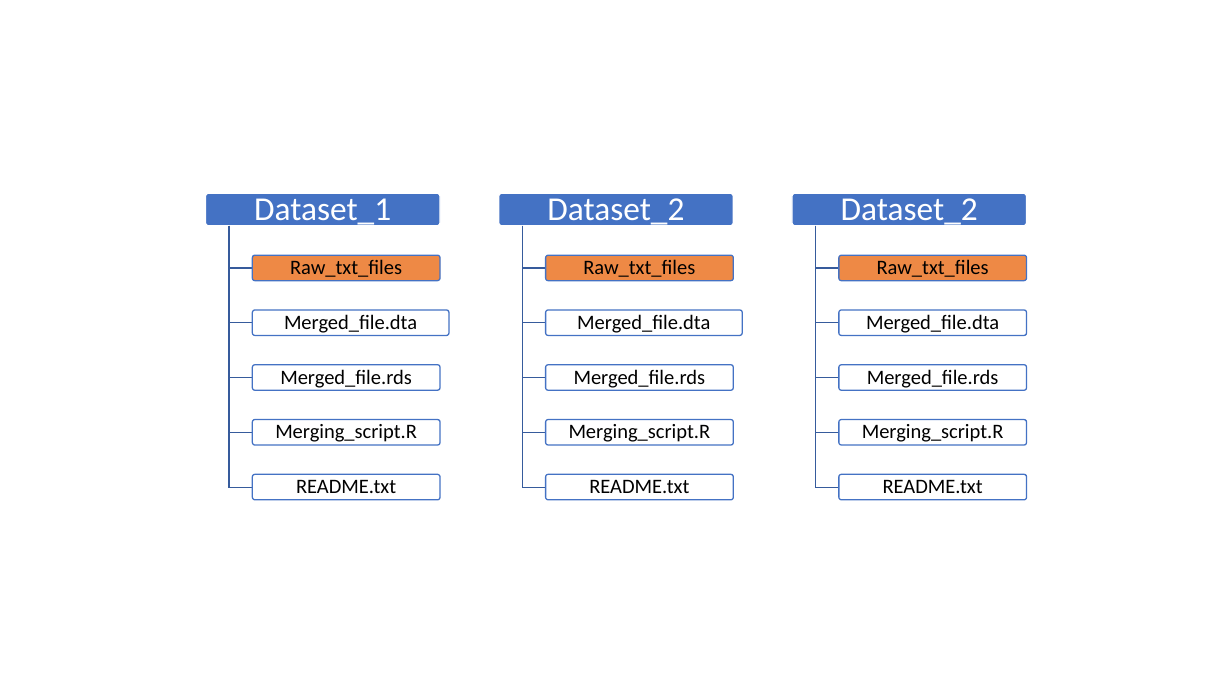
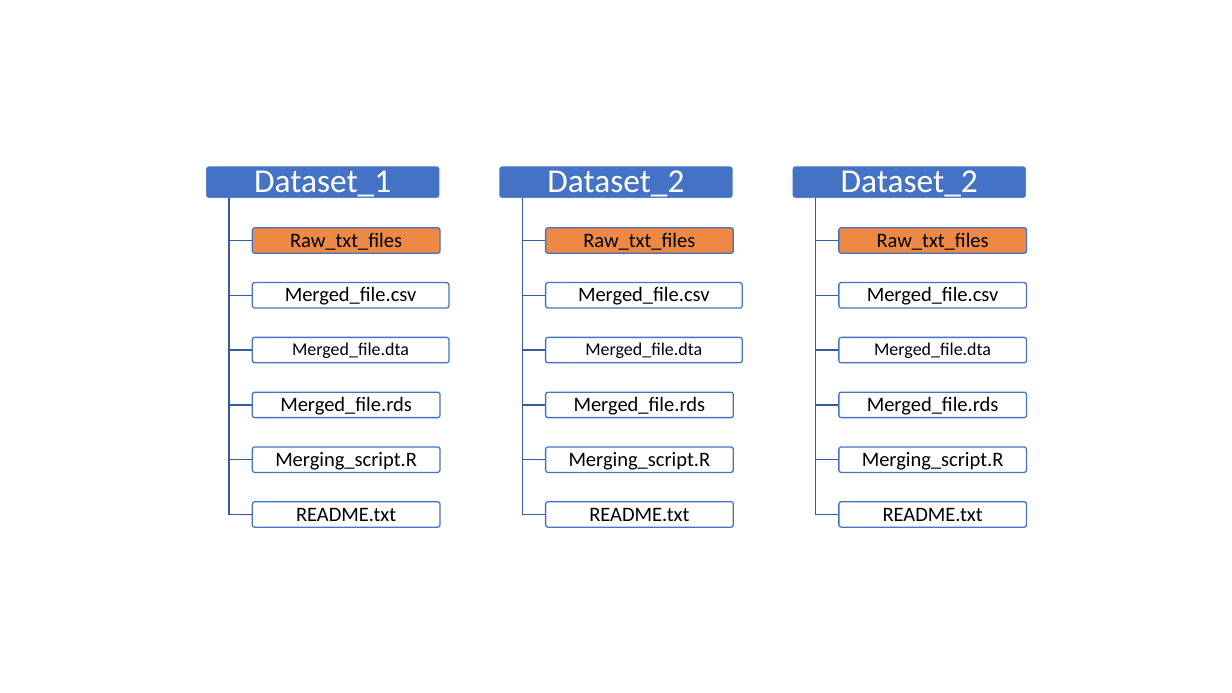
Before and after one commit to n-christie/reloc_age_analysis, a slide deck: slide 1 of output/figures/folder_structure.pptx. Drawn at 1232x693 pixels with LibreOffice and Linux fonts; fonts in the diff are those of the drawing. Boxes give left, top, right and bottom in pixels: in the first picture for what was removed or moved away, otherwise in the second. Text is boxed around its words. In the diff, an @@ line names an element or a change of style, - is before the commit and + after.

```diff
--- a/output/figures/folder_structure.pptx
+++ b/output/figures/folder_structure.pptx
@@ 6 texts, 3 rounded rectangles: place and size @@
-6 texts, 3 rounded rectangles at bbox=[205, 193, 1027, 277]
+6 texts, 3 rounded rectangles at bbox=[205, 165, 1027, 253]
@@ freeform shape: place and size @@
-freeform shape at bbox=[229, 226, 252, 487]
+freeform shape at bbox=[229, 199, 252, 515]
@@ freeform shape: place and size @@
-freeform shape at bbox=[522, 226, 545, 487]
+freeform shape at bbox=[522, 199, 545, 515]
@@ freeform shape: place and size @@
-freeform shape at bbox=[815, 226, 838, 487]
+freeform shape at bbox=[815, 199, 838, 515]
@@ group added at bbox=[229, 199, 1027, 460]: 3 rounded rectangles, 3 texts, 3 freeform shapes @@
+Merged_file.csv
+Merged_file.csv
+Merged_file.csv
@@ 12 freeform shapes, 6 rounded rectangles: place and size @@
-12 freeform shapes, 6 rounded rectangles at bbox=[229, 226, 1027, 500]
+12 freeform shapes, 6 rounded rectangles at bbox=[229, 199, 1027, 473]
@@ size 16 to 14 pt in 3 elements at bbox=[292, 342, 409, 358], bbox=[585, 342, 702, 358], bbox=[874, 342, 991, 358] @@
@@ 9 texts, 6 rounded rectangles: place and size @@
-9 texts, 6 rounded rectangles at bbox=[252, 311, 1027, 442]
+9 texts, 6 rounded rectangles at bbox=[252, 337, 1027, 470]
@@ 3 rounded rectangles: place and size @@
-3 rounded rectangles at bbox=[252, 420, 1027, 445]
+3 rounded rectangles at bbox=[252, 502, 1027, 528]
@@ 3 texts: place and size @@
-3 texts at bbox=[296, 480, 983, 493]
+3 texts at bbox=[296, 508, 983, 527]
```
Also in this commit, not shown: 16 other files.
